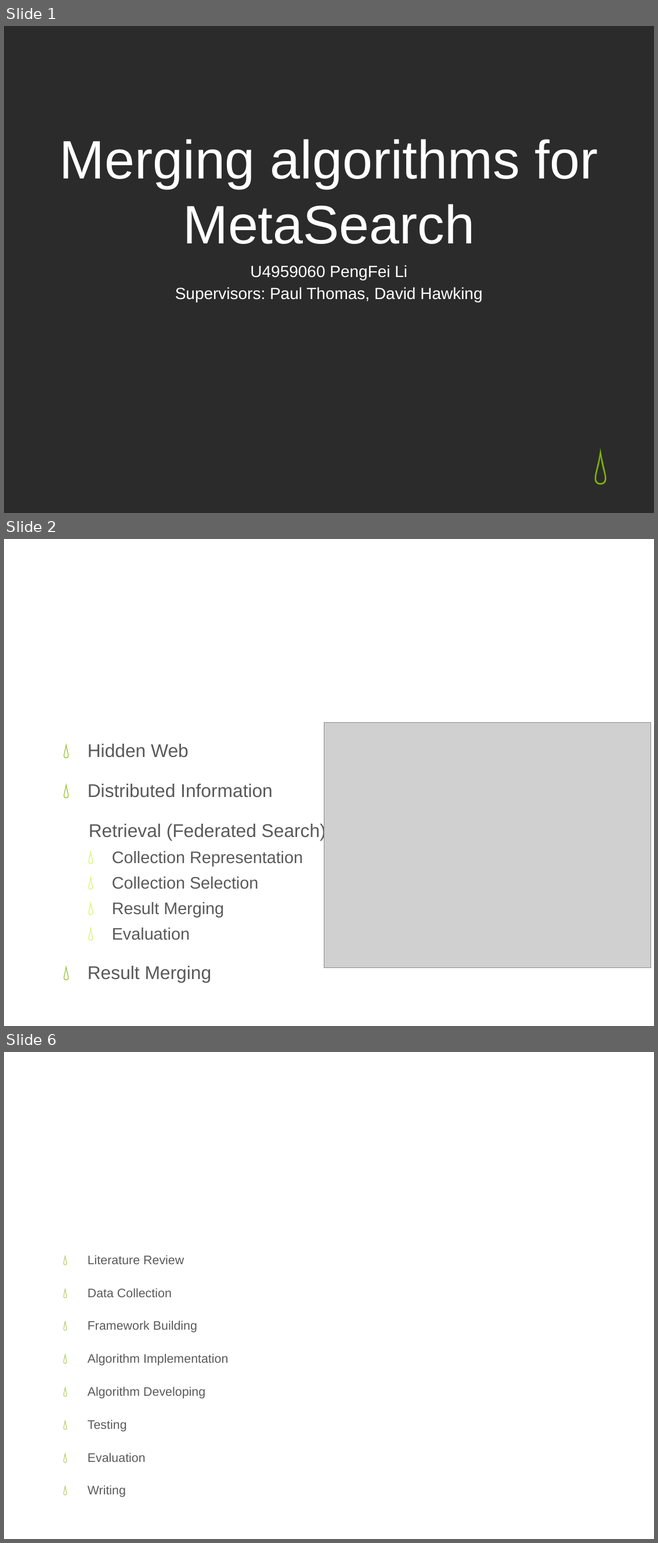
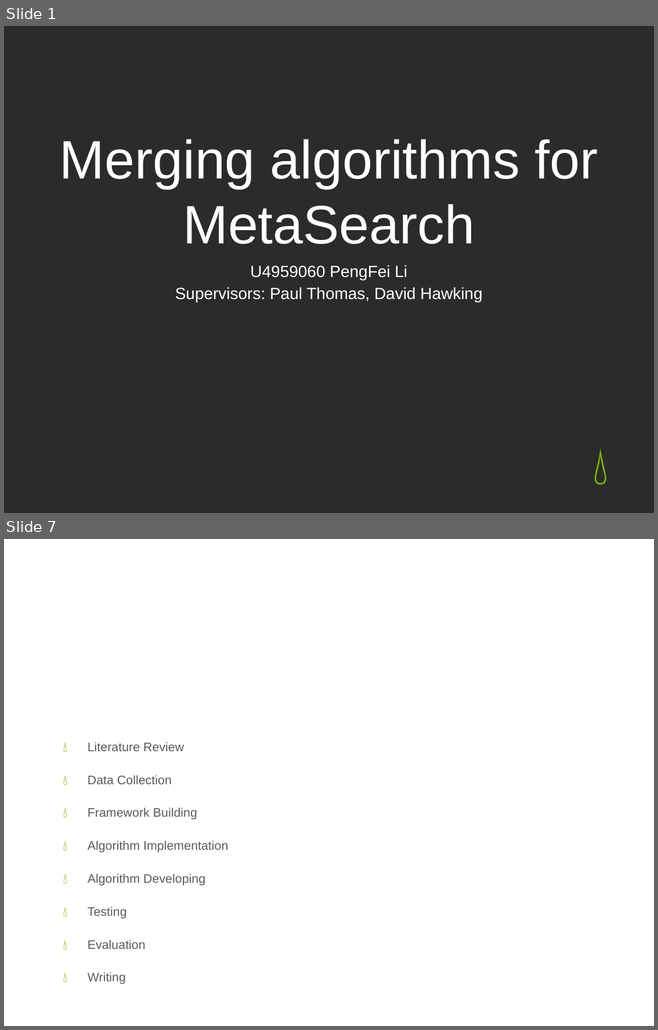
Before and after one commit to cnvince/ANUMS, a slide deck: ANUSEARCH/docs/Honour_Presentation.pptx. Shown one above the other, each under a label of ours: slides 1, 2 and 6 before the commit, slides 1 and 7 after it; the slides between them are not shown. The pictures are 658x1543 and 658x1030 pixels, drawn with LibreOffice and Linux fonts; fonts in the diff are those of the drawing; grey boxes stand for pictures; background and template pictures are left out; a plain dark background stands for a picture behind light text. Boxes give left, top, right and bottom in pixels: in the first picture for what was removed or moved away, otherwise in the second. Text is boxed around its words. In the diff, an @@ line names an element or a change of style, - is before the commit and + after.

```diff
--- a/ANUSEARCH/docs/Honour_Presentation.pptx
+++ b/ANUSEARCH/docs/Honour_Presentation.pptx
@@ slide 2 removed at bbox=[4, 539, 654, 1026], background picture (left out) @@
@@ title removed at bbox=[36, 564, 621, 645] @@
-Background
@@ picture removed at bbox=[324, 722, 650, 968] @@
@@ text removed at bbox=[88, 744, 326, 983] @@
-💧 Hidden Web
-💧 Distributed Information
-Retrieval (Federated Search)
-  💧 Collection Representation
-  💧 Collection Selection
-  💧 Result Merging
-  💧 Evaluation
-💧 Result Merging
@@ what was slide 6 is now slide 7 @@
```
Also in this commit, not shown: 2 slides changed, 4 slides added, 1 other slide removed, 4 other files.
